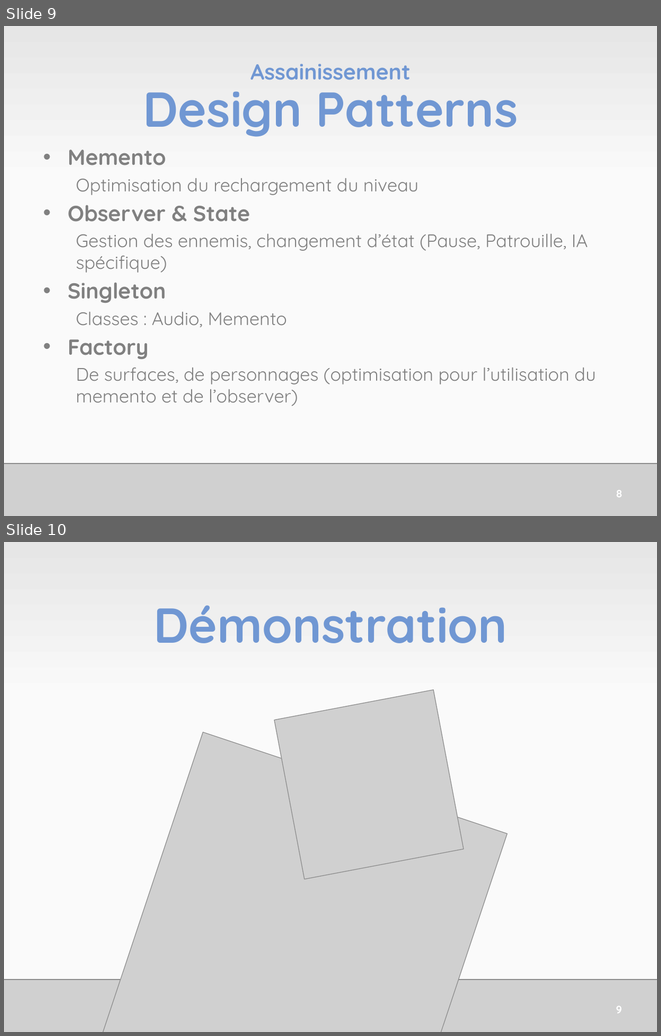
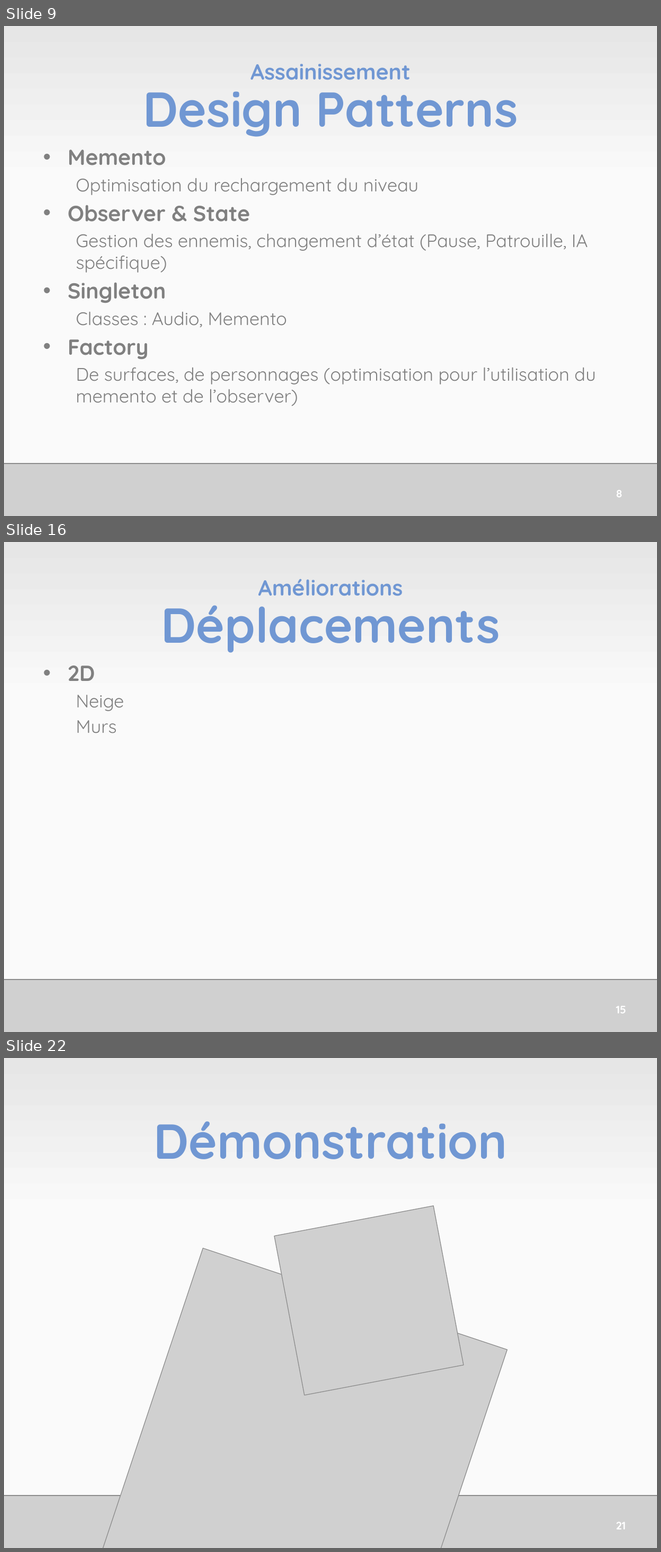
Before and after one commit to RomainClaret/bsc.p2.2, a slide deck: Administration/JamesGouinSePresente.pptx. Shown one above the other, each under a label of ours: slides 9 and 10 before the commit, slides 9, 16 and 22 after it; the slides between them are not shown. The pictures are 661x1036 and 661x1552 pixels, drawn with LibreOffice and Linux fonts; fonts in the diff are those of the drawing; grey boxes stand for pictures. Boxes give left, top, right and bottom in pixels: in the first picture for what was removed or moved away, otherwise in the second. Text is boxed around its words. In the diff, an @@ line names an element or a change of style, - is before the commit and + after.

```diff
--- a/Administration/JamesGouinSePresente.pptx
+++ b/Administration/JamesGouinSePresente.pptx
@@ slide 16 added at bbox=[4, 542, 657, 1032], background gradient #FAFAFA to #E6E6E6 @@
@@ title added at bbox=[161, 579, 500, 653], 24 pt, text #7097D3, bold @@
+Améliorations
+Déplacements
@@ text added at bbox=[68, 665, 124, 733], 20 pt, text #808080 @@
+• 2D
+  Neige
+  Murs
@@ picture added at bbox=[4, 979, 657, 1032] @@
@@ page number added at bbox=[616, 1006, 626, 1013], 12 pt, text #FFFFFF, bold @@
+15
@@ what was slide 10 is now slide 22 @@
@@ page number at bbox=[616, 1522, 626, 1529]: text changed @@
-9
+21
```
Also in this commit, not shown: 11 other slides added, 5 other files.
